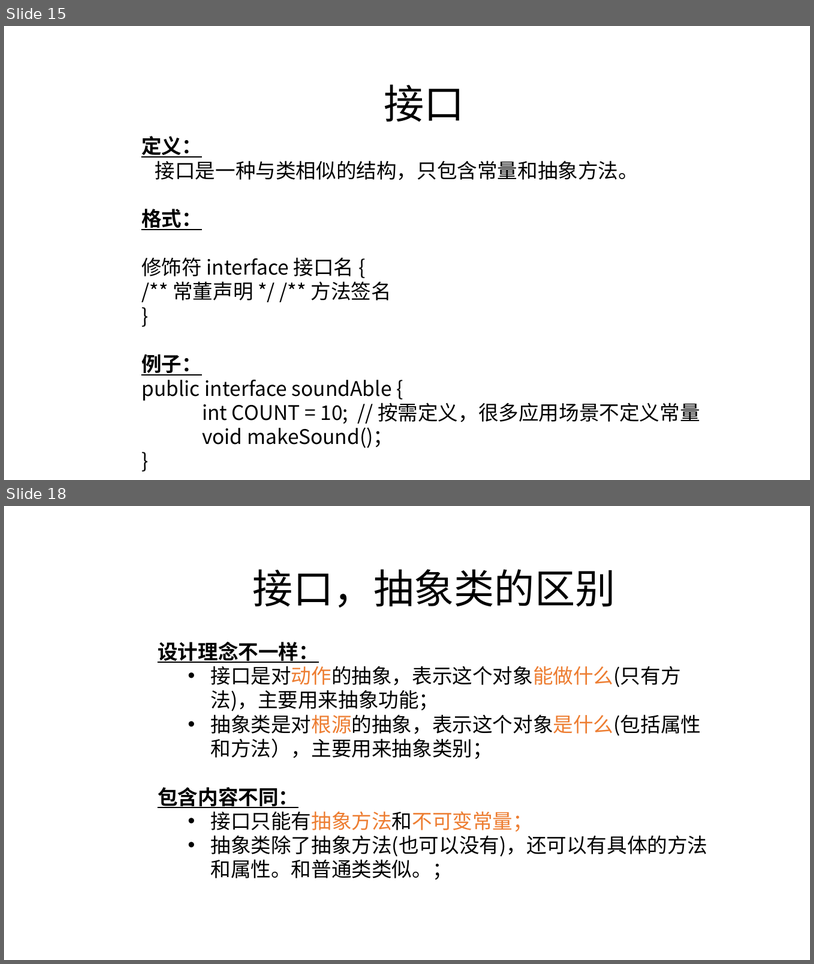
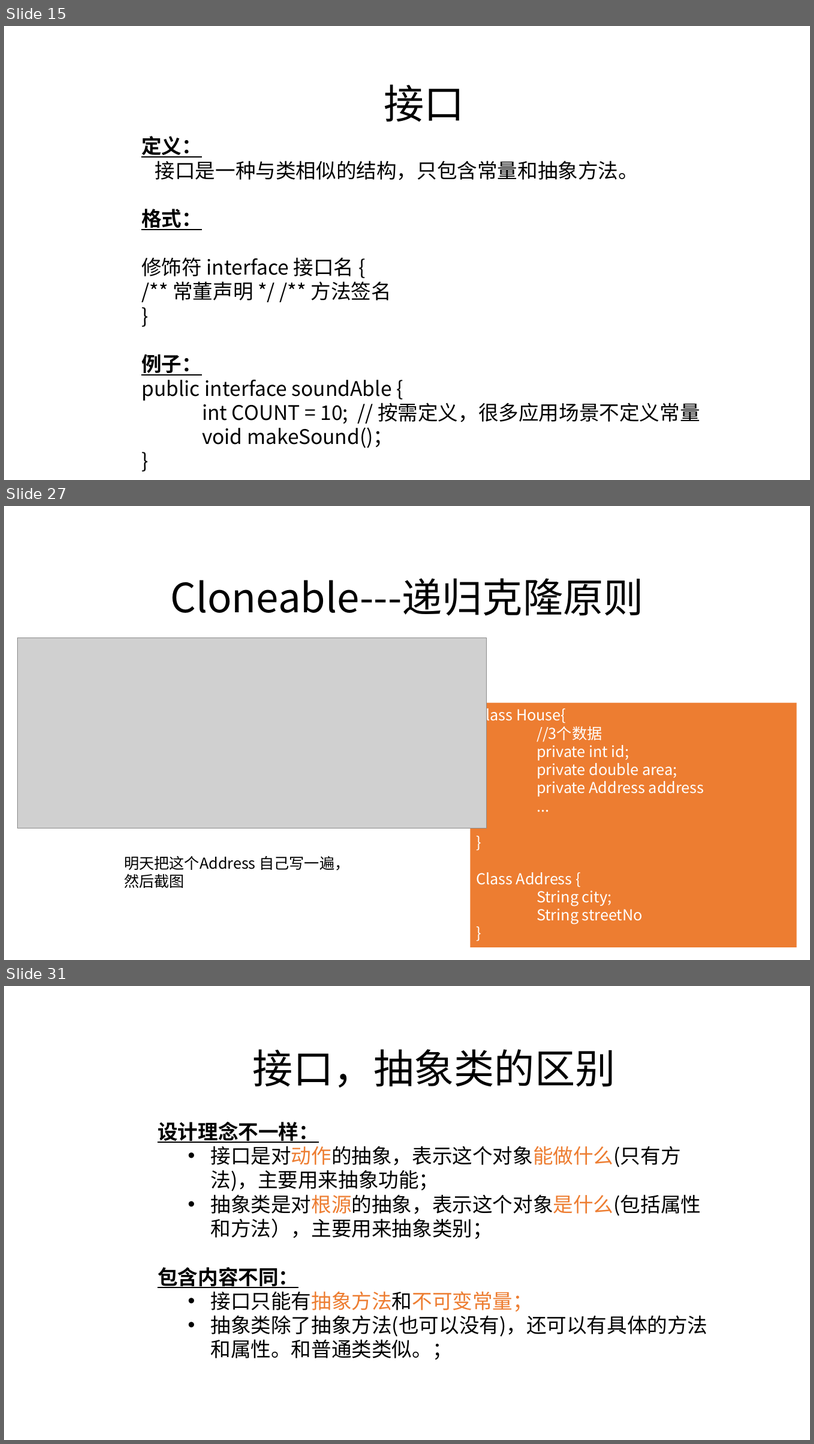
Before and after one commit to zjyesir/hmc_java_1, a slide deck: ppt/12.抽象类和接口.pptx. Shown one above the other, each under a label of ours: slides 15 and 18 before the commit, slides 15, 27 and 31 after it; the slides between them are not shown. The pictures are 814x964 and 814x1444 pixels, drawn with LibreOffice and Linux fonts; fonts in the diff are those of the drawing; grey boxes stand for pictures; background and template pictures are left out. Boxes give left, top, right and bottom in pixels: in the first picture for what was removed or moved away, otherwise in the second. Text is boxed around its words. In the diff, an @@ line names an element or a change of style, - is before the commit and + after.

```diff
--- a/ppt/12.抽象类和接口.pptx
+++ b/ppt/12.抽象类和接口.pptx
@@ slide 27 added at [4, 506, 810, 960], background picture (left out) @@
@@ text added at [170, 578, 644, 616], 48 pt, text #000000 @@
+Cloneable---递归克隆原则
@@ picture added at [17, 638, 487, 828] @@
@@ rectangle added at [470, 703, 797, 947], fill #ED7D31, 18 pt, text #FFFFFF @@
+Class House{
+//3个数据
+private int id;
+private double area;
+private Address address
+...
+}
+Class Address {
+String city;
+String streetNo
+}
@@ text added at [124, 855, 350, 888], 18 pt, text #000000 @@
+明天把这个Address 自己写一遍，然后截图
@@ what was slide 18 is now slide 31 @@
```
Also in this commit, not shown: 1 slide changed, 13 other slides added, 2 slides removed.
